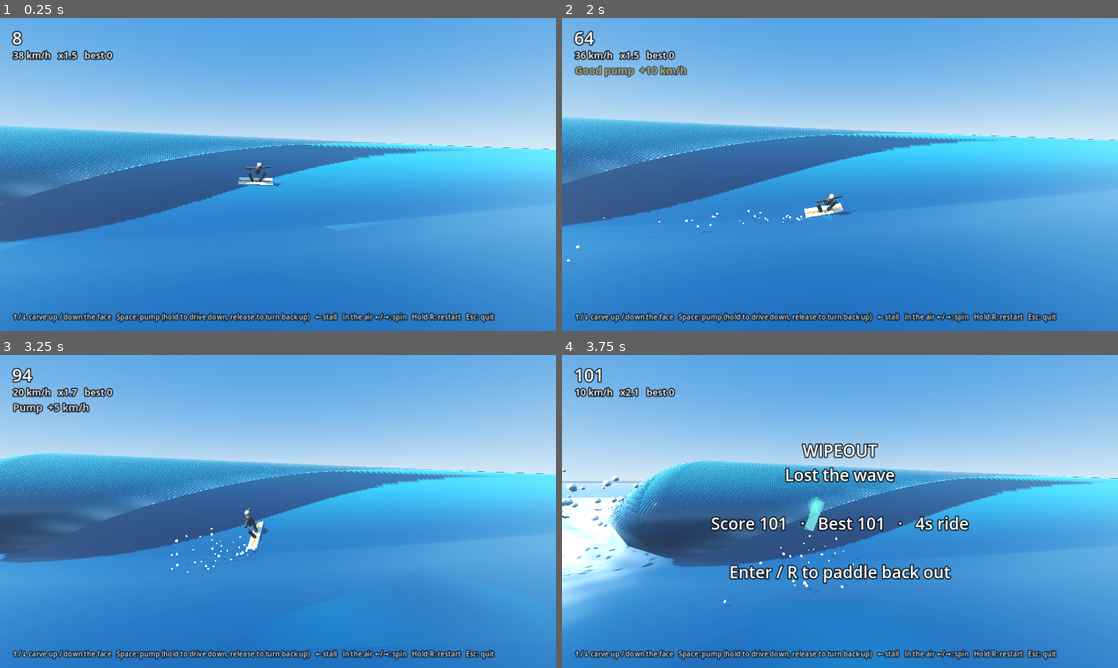
Above: before the commit, frames 1-4 (two rows, left to right).
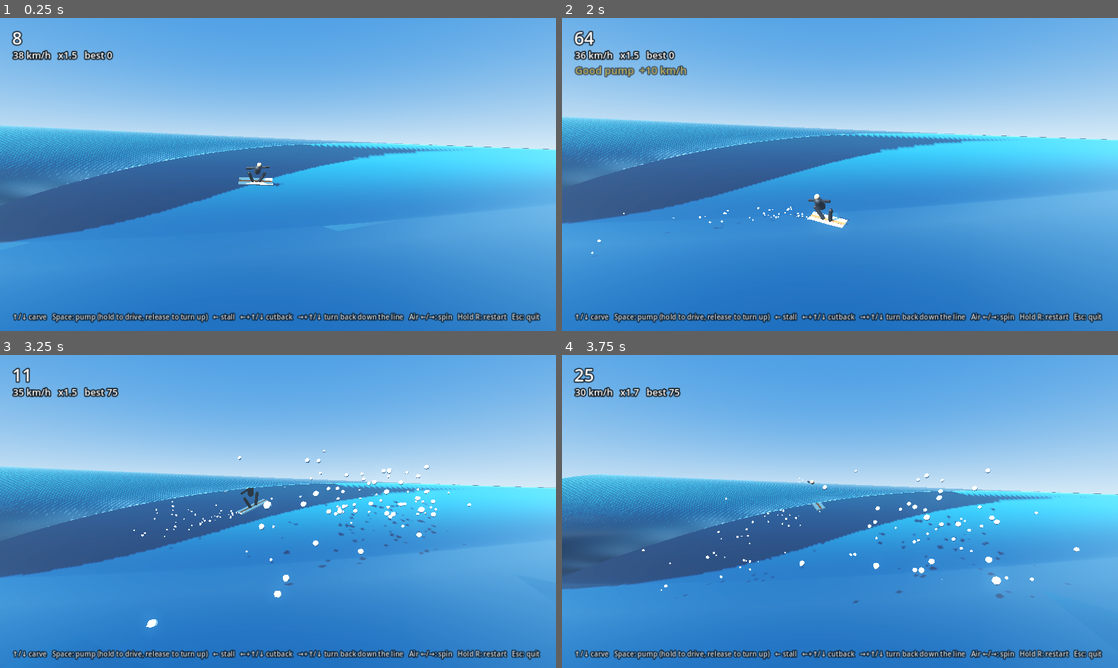
Above: after the commit, the same moments.

Repository: APDos/Swell-rider
Game: Godot game, scene res://main.tscn
Two runs of this game, one before a commit and one after it. Both use one fixed random seed, a clock stepped at 60 frames per second and the inputs below.
Inputs:
- Up to frame 1 (0.25 s): no input
- Up to frame 2 (2 s): tap Enter (ui_accept) at 0.5, 0.77, 1.52 s; hold Right (spin_right) 0.53-1.28 s; hold Space (pump) 0.53-1.28 s; hold Down (carve_down) from 1.28 s (still down); tap Space (pump) at 1.35 s
- Up to frame 3 (3.25 s): release Down (carve_down) at 2.03 s; hold Right (spin_right) 2.03-2.78 s; hold Space (pump) 2.03-2.78 s; tap Keypad Enter at 2.1 s; hold Up (carve_up) from 2.78 s (still down); tap Space (pump) at 2.85 s; tap Enter (ui_accept) at 3.02 s
- Up to frame 4 (3.75 s): release Up (carve_up) at 3.53 s; hold Left (spin_left) from 3.53 s (still down); hold Space (pump) from 3.53 s (still down)

The runs differ from the first frame. In frame 1, 1.7% of the frame differs, in the area x 8-98%, y 94-98%; in frame 2, 4.4%; in frame 3, 14%; in frame 4, 24%, in the area x 0-100%, y 4-98%.

Commit message:
Ride out in front of the wave, and cutbacks toward the barrel
No more guardrail at the trough: holding down carves you past it onto the
flat water in front of the wave (no wave push, the flats bog you). Ride
too far out and you've left the wave ("Rode off the front of the wave").

Cutbacks: the board can now turn all the way around to point back at
the barrel. Heading is measured from a facing direction (+1 down the
line, -1 back at the curl), so gravity, pumping and the lip work the
same either way.
- ← + ↑ swings up and around, ← + ↓ swings low; → + ↑/↓ swings back
  down the line. ← alone is still the stall, and the combo never stalls.
- The swing is shallow on the face (board laid over on its rail) and
  costs speed through rail drag. It finishes angled past level: aimed
  down at the foam, or up out of a low turn.
- Facing back into the whitewater starts a rebound: the foam stops you,
  swings you around (low if you hit it high), and throws you out ahead
  of the curl. High near the lip, or too long in it, and it gets you.
- Scores "Cutback" and "Roundhouse Cutback". The x-ray glow shows you
  through the foam.
- Controls tests: holding down rides out front and off the wave, ←
  alone stalls, ←+↑ / →+↑ cut back and return, a low cutback rebounds.

Co-Authored-By: Claude Opus 5.5 <noreply@anthropic.com>

Diff:
--- a/scripts/hud.gd
+++ b/scripts/hud.gd
@@ -56,7 +56,7 @@
 	help.offset_left = 28
 	help.offset_top = -44
 	help.offset_bottom = -14
-	help.text = "↑/↓ carve up / down the face   Space: pump (hold to drive down, release to turn back up)   ← stall   In the air ←/→: spin   Hold R: restart   Esc: quit"
+	help.text = "↑/↓ carve   Space: pump (hold to drive, release to turn up)   ← stall   ←+↑/↓ cutback   →+↑/↓ turn back down the line   Air ←/→: spin   Hold R: restart   Esc: quit"
 	help.modulate.a = 0.8
 
 
--- a/scripts/main.gd
+++ b/scripts/main.gd
@@ -178,7 +178,8 @@
 	wave.closeout = Vector3(x0, x0 + randf_range(12.0, 24.0), 0.95)
 
 
-## Riding: up/down carves up/down the face (the pump has its own key).
+## Riding: up/down carves up/down the face (the pump has its own key); left or
+## right together with up/down turns you around (surfer.step's side input).
 ## In the air, left/right or up/down spins, but only once every key held through
 ## takeoff has been let go: holding up to hit the lip, or a stall into a launch,
 ## shouldn't also spin you into a bad landing.
@@ -227,23 +228,27 @@
 	var steer: float
 	var stall := 0.0
 	var pump := 0.0
+	var side := 0.0
 	if barrel_test:
 		steer = _barrel_test_steer()
 	elif rider != null:
 		steer = rider.steer(surfer)
 		if rider.has_method("pump"):
 			pump = rider.pump(surfer)
+		if rider.has_method("side"):
+			side = rider.side(surfer)
 	else:
 		steer = _input_steer()
 		stall = Input.get_action_strength("stall")
 		pump = Input.get_action_strength("pump")
+		side = Input.get_axis("spin_left", "spin_right")
 
 	_prev_curl = wave.curl_x
 	if barrel_test and state == PLAYING:
 		wave.curl_x = surfer.x - 3.0
 	else:
 		_update_curl(dt)
-	surfer.step(dt, steer, stall, pump)
+	surfer.step(dt, steer, stall, pump, side)
 
 	if state == PLAYING:
 		ride_time += dt
@@ -296,7 +301,9 @@
 	var p: Vector3 = surfer.global_position
 	var H: float = wave.height_at(surfer.vis_x)
 	var dist: float = 8.0 + 0.9 * H + 0.12 * surfer.v
-	var look: Vector3 = Vector3(p.x + 1.5, lerpf(H * 0.5, p.y, 0.35), lerpf(H * 0.4, p.z, 0.3))
+	# Out on the flats in front of the wave the camera backs off with you.
+	var out := clampf(-surfer.t, 0.0, 1.0) if surfer.state == surfer.RIDING else 0.0
+	var look: Vector3 = Vector3(p.x + 1.5 * surfer.facing, lerpf(H * 0.5, p.y, 0.35), lerpf(H * 0.4, p.z, 0.3 + 0.5 * out))
 	var eye: Vector3 = Vector3(p.x - 1.0, H * 0.55 + 1.2, look.z + dist)
 	return [eye, look]
 
--- a/scripts/surfer.gd
+++ b/scripts/surfer.gd
@@ -13,6 +13,11 @@
 ## Steering (carve up/down) only chooses your line; it isn't part of the pump.
 ## The tail stall (stall action, toward the curl) digs the tail in: water drag
 ## that grows with speed squared, so it brakes hard when you're fast.
+## Cutbacks: ← with ↑ (or ↓) swings the board up and around (or low) until it
+## points back at the curl; → with ↑/↓ swings it back down the line. Hit the
+## whitewater while facing back and the foam bounces you around (the rebound).
+## Nothing holds you on the face: carve down past the trough and you ride out
+## onto the flat water in front of the wave, until you've gone too far to get back.
 ##
 ## step() advances the simulation and is called at the fixed physics rate.
 ## update_visual() is called every rendered frame and draws the surfer blended
@@ -32,7 +37,19 @@
 const TURN := 2.8        # rad/s at full steer
 const TURN_RESPONSE := 9.0  # 1/s: how quickly a turn builds up and eases off
 const RECENTER := 0.7    # 1/s: with no steer input, heading eases back toward straight
-const MAX_PHI := 1.35
+const MAX_PHI := 1.35       # rad: steepest normal carve up/down the face (a turn-around goes past it)
+# cutbacks and the flats
+const CUTBACK_TURN := 3.2     # rad/s the board swings around in a cutback or a rebound
+const CARVE_DRAG := 0.06      # rail drag while swinging around: decel = this * swing rate * v
+const CUTBACK_LIFT := 0.4     # how much of a turn-around's swing goes up/down the face: the board is laid over on its rail, so the arc is wide along the line and shallow on the face
+const FOAM_HOLD := 1.0        # m behind the curl the whitewater shoves you along at, rather than letting you plough deeper
+const FOAM_MAX := 2.0         # s in the whitewater before it buries you
+const FOAM_DRAG := 1.5        # 1/s: pushing back into the whitewater stops you (decel = this * v)
+const FOAM_SPEED := 13.0      # m/s the whitewater throws you forward at once you've rebounded (faster than the curl peels, so you get out)
+const REBOUND_GRACE := 2.0    # s from hitting the foam you can stay in it while you come around and get going
+const CUTBACK_EXIT := 0.35    # rad past level a swing finishes on: an up-and-around ends aimed down (at the foam), a low one aimed up
+const FLATS_OUT := 0.8        # face run-outs out in front of the trough before you've left the wave behind
+const BOG := 3.0              # m/s²: bogging low in the trough and out on the flats
 # pumping
 const PUMP_PRESS := 0.2       # pump input beyond this counts as pressed (a gamepad trigger is analog)
 const DRIVE_ANGLE := 0.35     # rad (max) the drive points the nose down the face
@@ -103,6 +120,13 @@
 var _wipe_vel := Vector3.ZERO
 var _wipe_spin := Vector3.ZERO
 
+var facing := 1.0         # +1 riding down the line (right), -1 turned back toward the curl
+var turning := 0          # 0, or a turn-around in progress: +1 swinging up and around, -1 low
+var _turn_to := 1.0       # facing the current turn-around ends on
+var _cut_back := false    # turned to face the curl since you last rode down the line
+var _rebounded := false   # this cutback bounced off the whitewater
+var _rebound_time := -10.0
+var _foam_time := 0.0
 var turn_rate := 0.0      # rad/s, eases toward steer * TURN
 var _steer := 0.0
 var _wipe_rot := Vector3.ZERO
@@ -145,6 +169,13 @@
 	phi = -0.1
 	spin = 0.0
 	turn_rate = 0.0
+	facing = 1.0
+	turning = 0
+	_turn_to = 1.0
+	_cut_back = false
+	_rebounded = false
+	_rebound_time = -10.0
+	_foam_time = 0.0
 	pump_phase = PUMP_IDLE
 	pushing = false
 	stroke = 1.0
@@ -183,47 +214,85 @@
 
 ## One fixed physics tick. steer is -1..1 (carve down/up on the face, spin in
 ## the air). stall is 0..1 (weight on the tail). pump is 0..1 (the pump key or
-## trigger; how hard it's held sets the push force).
-func step(dt: float, steer: float, stall := 0.0, pump := 0.0) -> void:
+## trigger; how hard it's held sets the push force). side is -1..1: ← (toward
+## the curl) or → (toward the shoulder); with a carve it turns you around.
+func step(dt: float, steer: float, stall := 0.0, pump := 0.0, side := 0.0) -> void:
 	_save_prev()
 	_clock += dt
 	_steer = steer
 	match state:
-		RIDING: _step_riding(dt, steer, stall, pump)
+		RIDING: _step_riding(dt, steer, stall, pump, side)
 		AIR: _step_air(dt, steer)
 		WIPEOUT: _step_wipeout(dt)
 
 
-func _step_riding(dt: float, steer: float, stall: float, pump: float) -> void:
+func _step_riding(dt: float, steer: float, stall: float, pump: float, side: float) -> void:
 	var d: float = x - wave.curl_x
 	var slope: float = wave.slope_at(x, t)
 	var flen: float = wave.face_length(x)
-
-	# Turns build up and ease off rather than switching on and off instantly.
-	turn_rate = lerpf(turn_rate, steer * TURN, 1.0 - exp(-TURN_RESPONSE * dt))
-	phi += turn_rate * dt
-	if absf(steer) < 0.1:
-		phi = lerpf(phi, 0.0, 1.0 - exp(-RECENTER * dt))
-	phi = clampf(phi, -MAX_PHI, MAX_PHI)
+	var in_foam := d < 0.0
+
+	# ← or → together with a carve turns you around: a cutback toward the curl,
+	# or back down the line. The carve picks the arc (↑ up and around, ↓ low).
+	var combo := absf(side) > 0.5 and absf(steer) > 0.3
+	if combo and turning == 0 and signf(side) != facing:
+		_start_turn(signf(side), int(signf(steer)))
+	# Facing back when you reach the whitewater: the foam bounces you around.
+	# It swings you up into the foam, or round low if you hit it high on the face.
+	if in_foam and facing < 0.0 and turning == 0:
+		_start_turn(1.0, 1 if t < 0.5 else -1)
+		_rebounded = true
+		_rebound_time = _clock
+	var swing := 0.0
+	var rebound_turn := _turn_to > 0.0 and _clock - _rebound_time < REBOUND_GRACE
+	if turning != 0 and (combo or rebound_turn):
+		swing = _swing(dt)
+	elif turning != 0:
+		turning = 0  # let go mid-turn: the board carries on from where it got to
+	if combo:
+		stall = 0.0  # the back hand is turning you, not stalling
+
+	if swing == 0.0:
+		# Turns build up and ease off rather than switching on and off instantly.
+		turn_rate = lerpf(turn_rate, steer * TURN, 1.0 - exp(-TURN_RESPONSE * dt))
+		phi += turn_rate * dt
+		if absf(steer) < 0.1:
+			phi = lerpf(phi, 0.0, 1.0 - exp(-RECENTER * dt))
+		if absf(phi) > MAX_PHI:
+			phi = move_toward(phi, signf(phi) * MAX_PHI, TURN * dt)  # ease back from a half-finished turn-around
 
 	# The pump adds its own small up-then-down motion on top of the steered line.
 	var pump_a := _pump_accel(dt, pump, flen)
 	var h := heading()
 
+	var lift := CUTBACK_LIFT if turning != 0 else 1.0
 	var pocket := 0.4 + 1.2 * exp(-maxf(d, 0.0) / 18.0)
-	var a := -G * sin(slope) * sin(h) + WAVE_PUSH * sin(slope) * pocket - C1 * v - C2 * v * v
+	var a := -G * sin(slope) * sin(h) * lift + WAVE_PUSH * sin(slope) * pocket - C1 * v - C2 * v * v
 	if t < 0.06:
-		a -= 3.0  # bogging in the flats
+		a -= BOG  # bogging in the trough and out on the flats
+	a -= CARVE_DRAG * absf(swing) * v
+	if in_foam and facing < 0.0:
+		a -= FOAM_DRAG * v
 	a += pump_a
 
 	tail_dig = move_toward(tail_dig, clampf(stall, 0.0, 1.0), dt / STALL_DIG_TIME)
 	a -= STALL_DRAG * tail_dig * v * v
 	v = maxf(v + a * dt, 0.0)
-
-	t += v * sin(h) / flen * dt
-	x += v * cos(h) * dt
-
-	if t >= 1.0:
+	if in_foam and facing > 0.0 and _clock - _rebound_time < REBOUND_GRACE:
+		v = maxf(v, FOAM_SPEED)  # bounced off the foam: it throws you forward
+
+	# Out on the flats, t keeps counting in face run-outs in front of the trough.
+	t += v * sin(h) * lift / (flen if t >= 0.0 else wave.lf_at(x)) * dt
+	x += facing * v * cos(h) * dt
+	if in_foam:
+		x = maxf(x, wave.curl_x - FOAM_HOLD)  # the whitewater shoves you along with it
+		_foam_time += dt
+	else:
+		_foam_time = 0.0
+
+	if t >= 1.0 and turning != 0:
+		t = 1.0  # swinging around off the top: carry on with the turn
+	elif t >= 1.0:
 		if h > 0.6 and v > 9.0:
 			_launch()
 			return
@@ -234,9 +303,7 @@
 			v *= 0.92
 		phi = minf(-absf(phi) * 0.8, -0.25)
 		turn_rate = 0.0
-	if t <= 0.0:
-		t = 0.0
-		phi = maxf(phi, 0.0)
+	_check_cutback()
 
 	var k: float = wave.k_at(x)
 	in_barrel = d > 0.0 and d < 7.0 and t > 0.2 and t < 0.7 and k > 0.55
@@ -247,15 +314,65 @@
 	else:
 		barrel_depth = 0.0
 
-	if d < 0.0:
-		_wipeout("The lip landed on you")
+	if in_foam:
+		# The whitewater only gives you a chance when you're turning off it low
+		# on the face: rebounding, or just after while you get going again.
+		var rebounding := turning != 0 or _clock - _rebound_time < REBOUND_GRACE
+		if (t > 0.8 and turning == 0) or not rebounding:
+			_wipeout("The whitewater caught you" if t < 0.3 else "The lip landed on you")
+			return
+		if _foam_time > FOAM_MAX:
+			_wipeout("Buried in the whitewater")
+			return
+	if t < -FLATS_OUT:
+		_wipeout("Rode off the front of the wave")
 	elif v < MIN_SPEED:
 		_wipeout("Lost the wave")
 
 
-## The board's actual heading on the face: the steered line plus the pump's motion.
+## Start swinging the board around to face to (+1 down the line, -1 at the
+## curl). arc +1 goes up and around (through pointing up the face), -1 low.
+func _start_turn(to: float, arc: int) -> void:
+	if arc == 0:
+		arc = 1
+	_turn_to = to
+	turning = arc
+
+
+## One tick of a turn-around. phi is measured from the facing direction, so the
+## swing runs phi out to vertical, flips facing, then brings phi back to level.
+## Returns the swing rate (rad/s, signed) for drag and drawing.
+func _swing(dt: float) -> float:
+	var dir := float(turning) if facing != _turn_to else -float(turning)
+	phi += dir * CUTBACK_TURN * dt
+	if facing != _turn_to and absf(phi) >= PI / 2.0:
+		facing = _turn_to
+		phi = signf(phi) * (PI - absf(phi))   # mirror past vertical into the new facing
+		turn_rate = 0.0
+	elif facing == _turn_to and float(turning) * phi <= -CUTBACK_EXIT:
+		turning = 0
+	turn_rate = dir * CUTBACK_TURN
+	return dir * CUTBACK_TURN
+
+
+## Cutback scoring: turning to face the curl, then back down the line.
+func _check_cutback() -> void:
+	if facing < 0.0:
+		_cut_back = true
+	elif _cut_back and turning == 0:
+		_cut_back = false
+		if _rebounded:
+			trick_landed.emit("Roundhouse Cutback", 700)
+		else:
+			trick_landed.emit("Cutback", 400)
+		_rebounded = false
+
+
+## The board's actual heading on the face, measured from the facing direction
+## (+ up the face): the steered line plus the pump's motion.
 func heading() -> float:
-	return clampf(phi + pump_pitch, -MAX_PHI, MAX_PHI)
+	var lim := maxf(MAX_PHI, absf(phi))
+	return clampf(phi + pump_pitch, -lim, lim)
 
 
 ## Pumping, on its own key. One pump is a down-and-up S-turn high on the face,
@@ -400,12 +517,13 @@
 
 func _step_air(dt: float, steer: float) -> void:
 	_air_time += dt
-	x += v * maxf(cos(phi), 0.45) * dt
+	x += facing * v * maxf(cos(phi), 0.45) * dt
 	air_vy -= AIR_GRAVITY * dt
 	air_h += air_vy * dt
 	spin += steer * SPIN_RATE * dt
 	if x - wave.curl_x < 0.0:
 		_wipeout("Swallowed mid-air")
+		return
 		return
 	if air_h <= 0.0 and air_vy < 0.0:
 		var rem := fposmod(spin, TAU)
@@ -473,10 +591,10 @@
 	var fwd: Vector3
 	if state == RIDING:
 		var hd := heading()
-		fwd = (along * cos(hd) + up_face * sin(hd)).normalized()
+		fwd = (along * facing * cos(hd) + up_face * sin(hd)).normalized()
 		global_position = p + n * 0.05
 	else:
-		fwd = Vector3(1, 0.25, 0).normalized()
+		fwd = Vector3(facing, 0.25, 0).normalized()
 		n = Vector3.UP
 		global_position = p + Vector3(0, lerpf(_p_air_h, air_h, f) + 0.1, -0.2)
 	var right := fwd.cross(n).normalized()
@@ -501,14 +619,17 @@
 	for u in _upper:
 		u[0].position = u[1] + Vector3(0.0, -0.22 * _crouch - 0.08 * _dig_vis, 0.18 * _dig_vis)
 	_rig.rotation = Vector3(0.26 * _dig_vis, 0, _lean * 0.45 if state == RIDING else 0.0)
-	_spray.emitting = state == RIDING and v > 5.0 and (absf(_steer) > 0.3 or _dig_vis > 0.3)
+	_spray.emitting = state == RIDING and v > 5.0 and (absf(_steer) > 0.3 or _dig_vis > 0.3 or turning != 0)
 	_update_highlight(delta)
 
 
 ## Barrel highlight: an x-ray silhouette drawn through the lip plus a halo,
-## shifting cyan -> gold as you get deeper.
+## shifting cyan -> gold as you get deeper. Also shown (cyan) while you're in
+## the whitewater during a rebound, so you can see yourself through the foam.
 func _update_highlight(delta: float) -> void:
 	var target := barrel_depth if in_barrel else 0.0
+	if state == RIDING and _foam_time > 0.0:
+		target = 0.3  # in the whitewater: show the surfer through the foam
 	_glow = lerpf(_glow, target, 1.0 - exp(-13.0 * delta))
 	var on := _glow > 0.02
 	if on != _overlay_on:
--- a/scripts/wave.gd
+++ b/scripts/wave.gd
@@ -145,13 +145,18 @@
 
 # ---- derived from the model above (CPU only, no shader twin) -----------------
 
-## Unit tangent pointing up the face at (x, t).
+## Unit tangent pointing up the face at (x, t). Out on the flat water in front
+## of the trough (t < 0) that's level, toward the wave.
 func face_up(x: float, t: float) -> Vector3:
+	if t < 0.0:
+		return Vector3(0.0, 0.0, -1.0)
 	var h := height_at(x)
 	return Vector3(0.0, h * P * pow(maxf(t, 0.02), P - 1.0), -lf_at(x)).normalized()
 
-## Face steepness angle (radians) at (x, t).
+## Face steepness angle (radians) at (x, t). Flat (0) in front of the trough.
 func slope_at(x: float, t: float) -> float:
+	if t < 0.0:
+		return 0.0
 	var h := height_at(x)
 	return atan(h * P * pow(maxf(t, 0.02), P - 1.0) / lf_at(x))
 
--- a/tests/test_controls.gd
+++ b/tests/test_controls.gd
@@ -23,6 +23,10 @@
 	await _long_hold_settles_lower()
 	await _no_input_holds_height()
 	await _pump_hold_uses_up_stroke()
+	await _hold_down_rides_out_front()
+	await _left_alone_is_a_stall()
+	await _cutback_points_at_barrel()
+	await _rebound_off_whitewater()
 	if _failures == 0:
 		print("PASS test_controls")
 		quit(0)
@@ -238,6 +242,116 @@
 		return 0.0
 
 
+## Player-driven ride with the curl curl_gap metres behind, at a steady speed mid-face.
+func _ride_setup(curl_gap: float) -> void:
+	await _fresh()
+	var s = main.surfer
+	s.t = 0.6
+	s.v = 14.0
+	s.phi = 0.0
+	s.turn_rate = 0.0
+	main.wave.curl_x = s.x - curl_gap
+	await physics_frame
+
+
+func _press(actions: Array, frames: int) -> void:
+	for a in actions:
+		Input.action_press(a)
+	for i in frames:
+		await physics_frame
+	for a in actions:
+		Input.action_release(a)
+
+
+## No guardrail at the trough: holding down carves you past it and out onto the
+## flat water in front of the wave, until you've left the wave behind.
+func _hold_down_rides_out_front() -> void:
+	await _ride_setup(60.0)
+	var s = main.surfer
+	var reason := [""]
+	var on_wipe := func(r): reason[0] = r
+	s.wiped_out.connect(on_wipe)
+	var t_min: float = s.t
+	Input.action_press("carve_down")
+	for i in 240:
+		await physics_frame
+		t_min = minf(t_min, s.t)
+		if reason[0] != "":
+			break
+	Input.action_release("carve_down")
+	s.wiped_out.disconnect(on_wipe)
+	if t_min > -0.2:
+		_fail("holding down should ride out in front of the trough (lowest t %.2f)" % t_min)
+	if reason[0] != "Rode off the front of the wave":
+		_fail("riding far out in front should end the ride by leaving the wave (got '%s')" % reason[0])
+
+
+## ← on its own still puts weight on the tail; it only turns you with ↑/↓.
+func _left_alone_is_a_stall() -> void:
+	await _ride_setup(60.0)
+	var s = main.surfer
+	await _press(["stall", "spin_left"], 20)
+	if s.facing < 0.0:
+		_fail("← on its own should stall, not turn you around")
+	if s.tail_dig < 0.5:
+		_fail("← on its own should dig the tail in (dig %.2f)" % s.tail_dig)
+
+
+## ← + ↑ swings the board up and around until it points back at the barrel
+## (moving toward the curl), → + ↑ brings it back down the line: a cutback.
+func _cutback_points_at_barrel() -> void:
+	await _ride_setup(60.0)
+	var s = main.surfer
+	var tricks := []
+	var on_trick := func(n, _p): tricks.append(n)
+	s.trick_landed.connect(on_trick)
+	var x0: float = s.x
+	await _press(["stall", "spin_left", "carve_up"], 70)
+	var facing_back: bool = s.facing < 0.0
+	var x1: float = s.x
+	for i in 15:
+		await physics_frame
+	var moving_back: bool = s.x < x1
+	if s.tail_dig > 0.3:
+		_fail("the cutback combo shouldn't also stall (dig %.2f)" % s.tail_dig)
+	await _press(["spin_right", "carve_up"], 70)
+	for i in 20:
+		await physics_frame
+	s.trick_landed.disconnect(on_trick)
+	if not facing_back or not moving_back:
+		_fail("← + ↑ should turn the board to point at the barrel and ride toward it (facing back %s, moving back %s)" % [facing_back, moving_back])
+	if s.facing < 0.0:
+		_fail("→ + ↑ should turn you back down the line")
+	if not "Cutback" in tricks:
+		_fail("turning back toward the curl and back down the line should score a Cutback (tricks %s)" % [tricks])
+	if s.state != s.RIDING:
+		_fail("an open-water cutback shouldn't end the ride")
+
+
+## Cut back low into the whitewater: the foam bounces you around and throws you
+## out ahead of the curl (a roundhouse cutback), rather than ending the ride.
+func _rebound_off_whitewater() -> void:
+	await _ride_setup(14.0)
+	var s = main.surfer
+	var tricks := []
+	var reason := [""]
+	var on_trick := func(n, _p): tricks.append(n)
+	var on_wipe := func(r): reason[0] = r
+	s.trick_landed.connect(on_trick)
+	s.wiped_out.connect(on_wipe)
+	await _press(["stall", "spin_left", "carve_down"], 60)
+	for i in 120:
+		await physics_frame
+	s.trick_landed.disconnect(on_trick)
+	s.wiped_out.disconnect(on_wipe)
+	if not "Roundhouse Cutback" in tricks:
+		_fail("cutting back into the whitewater should rebound into a Roundhouse Cutback (tricks %s, ended '%s')" % [tricks, reason[0]])
+	if reason[0] != "":
+		_fail("a rebound should throw you out ahead of the curl, not end the ride ('%s')" % reason[0])
+	elif main.surfer.x < main.wave.curl_x:
+		_fail("after a rebound you should be back out ahead of the curl")
+
+
 ## Wraps a rider: same steering, but holds the pump key for hold_s seconds.
 class PumpHold:
 	var inner
Not shown, changed: CLAUDE.md
